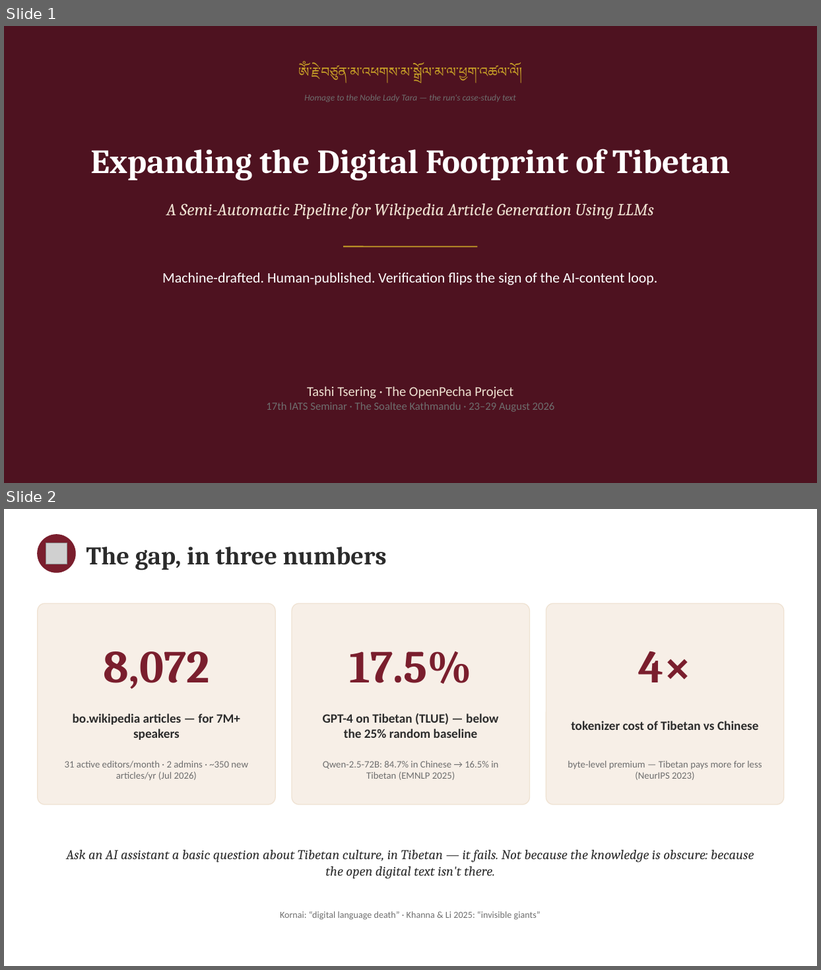
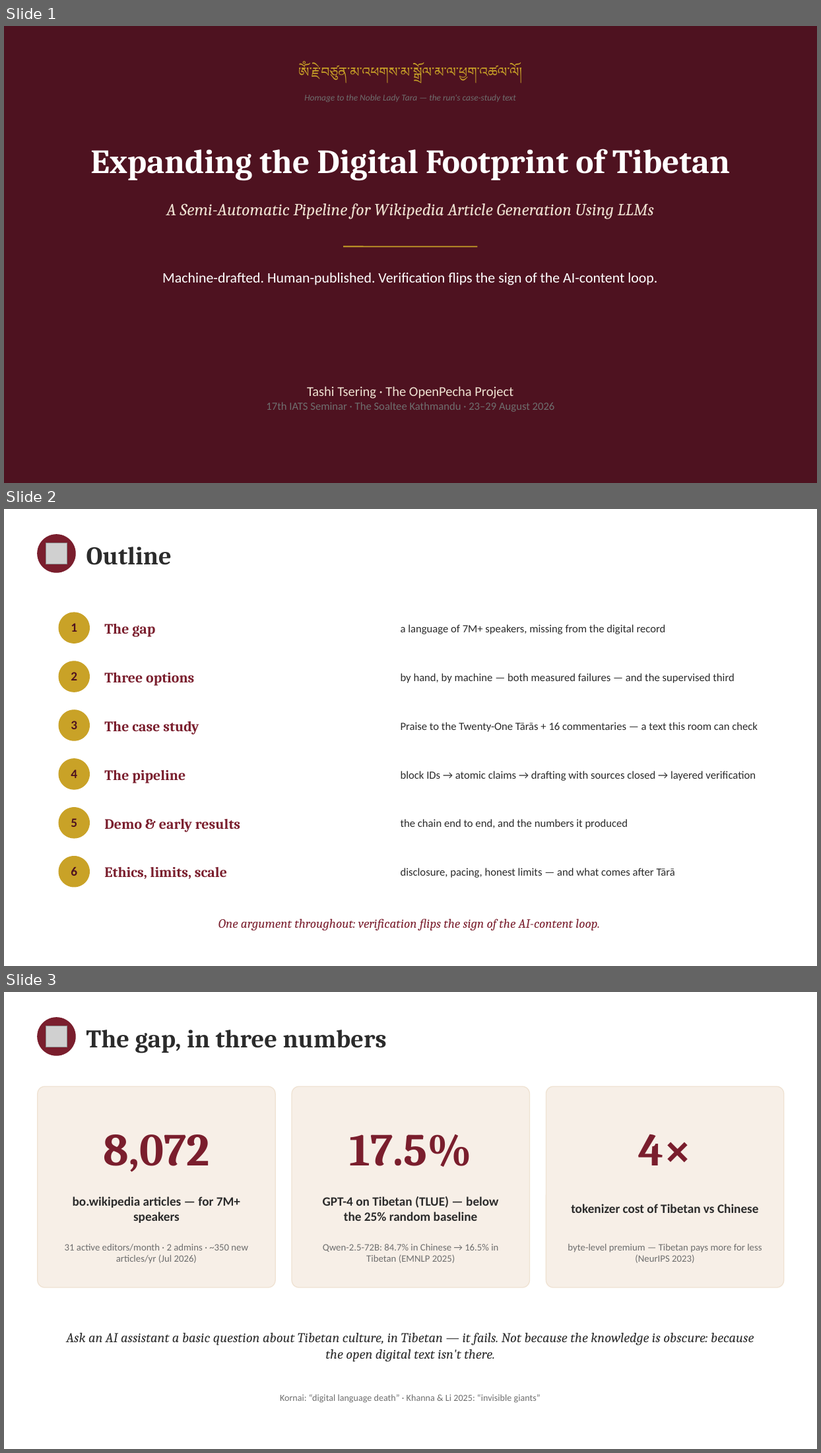
Before and after one commit to WeBuddhist/21-taras-rails, a slide deck: 4-SYSTEM/Pipelines/wikipedia/paper/draft/IATS-2026-slides.pptx. Shown one above the other, each under a label of ours: slides 1 and 2 before the commit, slides 1, 2 and 3 after it. The pictures are 821x970 and 821x1453 pixels, drawn with LibreOffice and Linux fonts; fonts in the diff are those of the drawing; grey boxes stand for pictures. Boxes give left, top, right and bottom in pixels: in the first picture for what was removed or moved away, otherwise in the second. Text is boxed around its words. In the diff, an @@ line names an element or a change of style, - is before the commit and + after.

```diff
--- a/4-SYSTEM/Pipelines/wikipedia/paper/draft/IATS-2026-slides.pptx
+++ b/4-SYSTEM/Pipelines/wikipedia/paper/draft/IATS-2026-slides.pptx
@@ slide 2 added at (4, 509, 817, 966), background #FFFFFF @@
@@ ellipse added at (38, 535, 75, 572), fill #7A1E2D, outline #7A1E2D 1 pt @@
@@ picture added at (46, 543, 67, 564) @@
@@ text added at (86, 547, 172, 565), 30 pt, text #2B2B2B, bold @@
+Outline
@@ ellipse added at (59, 613, 89, 643), fill #C9A227, outline #C9A227 1 pt @@
@@ text added at (71, 623, 77, 632), 15 pt, text #4E1220, bold @@
+1
@@ text added at (104, 624, 155, 637), 17 pt, text #7A1E2D, bold @@
+The gap
@@ text added at (401, 625, 666, 634), 13 pt, text #2B2B2B @@
+a language of 7M+ speakers, missing from the digital record
@@ ellipse added at (59, 661, 89, 692), fill #C9A227, outline #C9A227 1 pt @@
@@ text added at (71, 672, 77, 681), 15 pt, text #4E1220, bold @@
+2
@@ text added at (104, 673, 194, 686), 17 pt, text #7A1E2D, bold @@
+Three options
@@ text added at (401, 673, 734, 683), 13 pt, text #2B2B2B @@
+by hand, by machine — both measured failures — and the supervised third
@@ ellipse added at (59, 710, 89, 741), fill #C9A227, outline #C9A227 1 pt @@
@@ text added at (71, 721, 77, 729), 15 pt, text #4E1220, bold @@
+3
@@ text added at (104, 722, 199, 735), 17 pt, text #7A1E2D, bold @@
+The case study
@@ text added at (401, 722, 758, 732), 13 pt, text #2B2B2B @@
+Praise to the Twenty-One Tārās + 16 commentaries — a text this room can check
@@ ellipse added at (59, 759, 89, 789), fill #C9A227, outline #C9A227 1 pt @@
@@ text added at (71, 770, 77, 778), 15 pt, text #4E1220, bold @@
+4
@@ text added at (104, 770, 186, 784), 17 pt, text #7A1E2D, bold @@
+The pipeline
@@ text added at (401, 771, 756, 781), 13 pt, text #2B2B2B @@
+block IDs → atomic claims → drafting with sources closed → layered verification
@@ ellipse added at (59, 808, 89, 838), fill #C9A227, outline #C9A227 1 pt @@
@@ text added at (71, 819, 77, 827), 15 pt, text #4E1220, bold @@
+5
@@ text added at (104, 819, 240, 832), 17 pt, text #7A1E2D, bold @@
+Demo & early results
@@ text added at (401, 819, 628, 829), 13 pt, text #2B2B2B @@
+the chain end to end, and the numbers it produced
@@ ellipse added at (59, 857, 89, 887), fill #C9A227, outline #C9A227 1 pt @@
@@ text added at (71, 867, 77, 876), 15 pt, text #4E1220, bold @@
+6
@@ text added at (104, 867, 227, 879), 17 pt, text #7A1E2D, bold @@
+Ethics, limits, scale
@@ text added at (401, 868, 675, 878), 13 pt, text #2B2B2B @@
+disclosure, pacing, honest limits — and what comes after Tārā
@@ text added at (218, 919, 600, 931), 15 pt, text #7A1E2D, italic @@
+One argument throughout: verification flips the sign of the AI-content loop.
@@ what was slide 2 is now slide 3 @@
```
Also in this commit, not shown: 3 slides changed, 1 other slide added, 19 other files.
